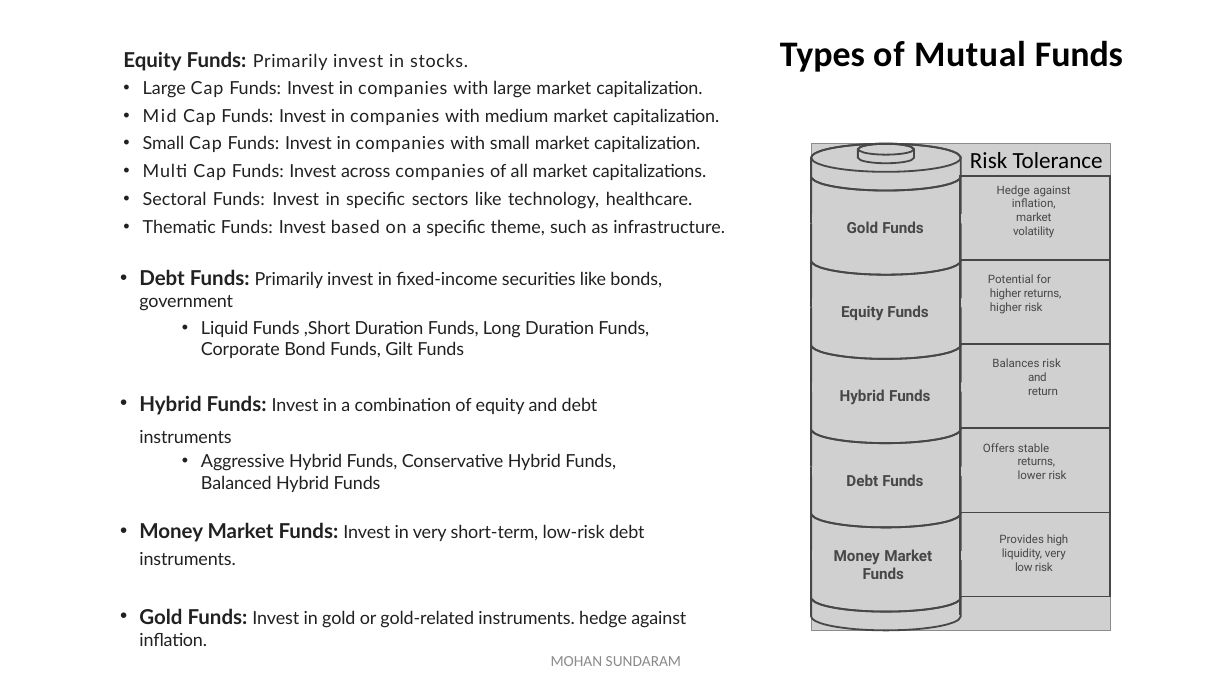
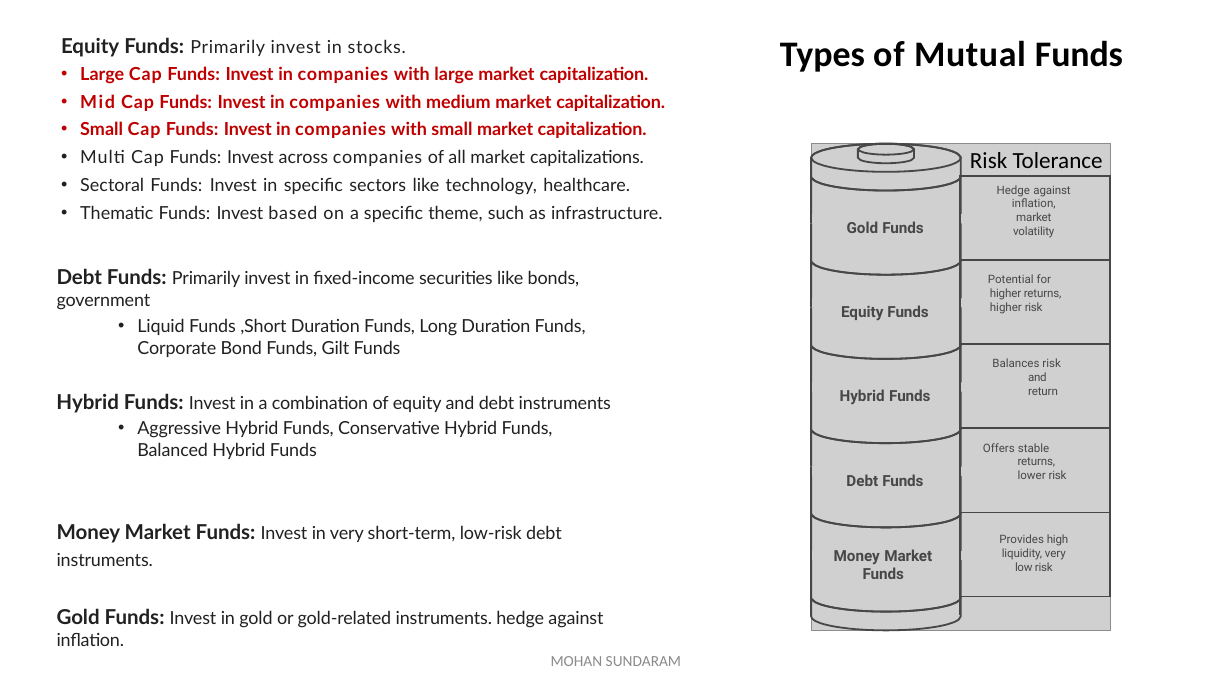
Before and after one commit to mohan4295work/Doc, a slide deck: slide 3 of Mutual Fund.pptx. Drawn at 1232x693 pixels with LibreOffice and Linux fonts; fonts in the diff are those of the drawing; grey boxes stand for pictures. Boxes give left, top, right and bottom in pixels: in the first picture for what was removed or moved away, otherwise in the second. Text is boxed around its words. In the diff, an @@ line names an element or a change of style, - is before the commit and + after.

```diff
--- a/Mutual Fund.pptx
+++ b/Mutual Fund.pptx
@@ text "Equity Funds: Primarily invest in ...": place and size @@
-text "Equity Funds: Primarily invest in ..." at bbox=[123, 51, 725, 236]
+text "Equity Funds: Primarily invest in ..." at bbox=[61, 37, 665, 222]
@@ text at bbox=[80, 66, 665, 138]: text colour #212121 to #C00000, bold on in "Large Cap Funds: Invest in companies with ...", "Mid Cap Funds: Invest in companies with ...", "Small Cap Funds: Invest in companies with ..." @@
@@ 3 texts: place and size @@
-3 texts at bbox=[139, 269, 686, 646]
+3 texts at bbox=[56, 268, 611, 646]
@@ text at bbox=[57, 268, 580, 310]: bullet • to none @@
@@ text at bbox=[56, 393, 611, 413]: bullet • to none @@
@@ text "Money Market Funds: Invest in ..." at bbox=[57, 523, 603, 646]: bullet • to none @@
```
Also in this commit, not shown: 2 other slides changed, 1 slide added.
